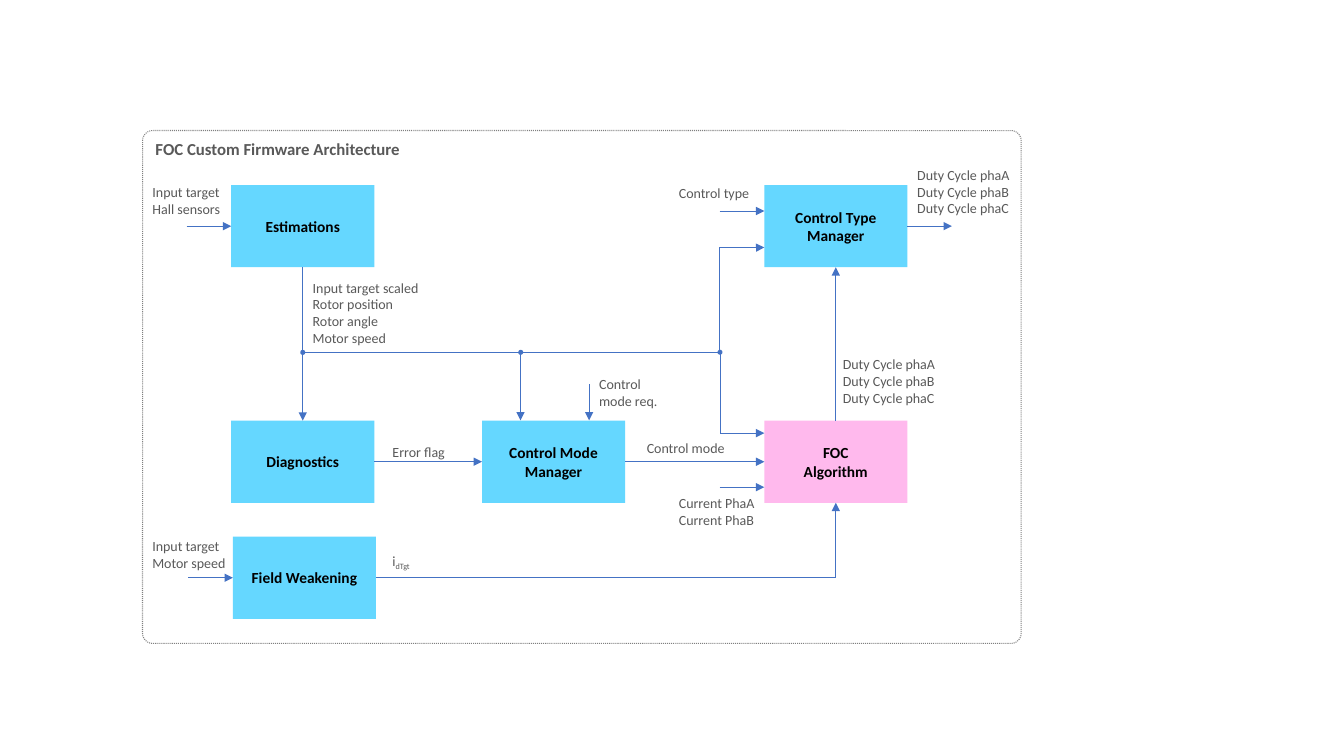
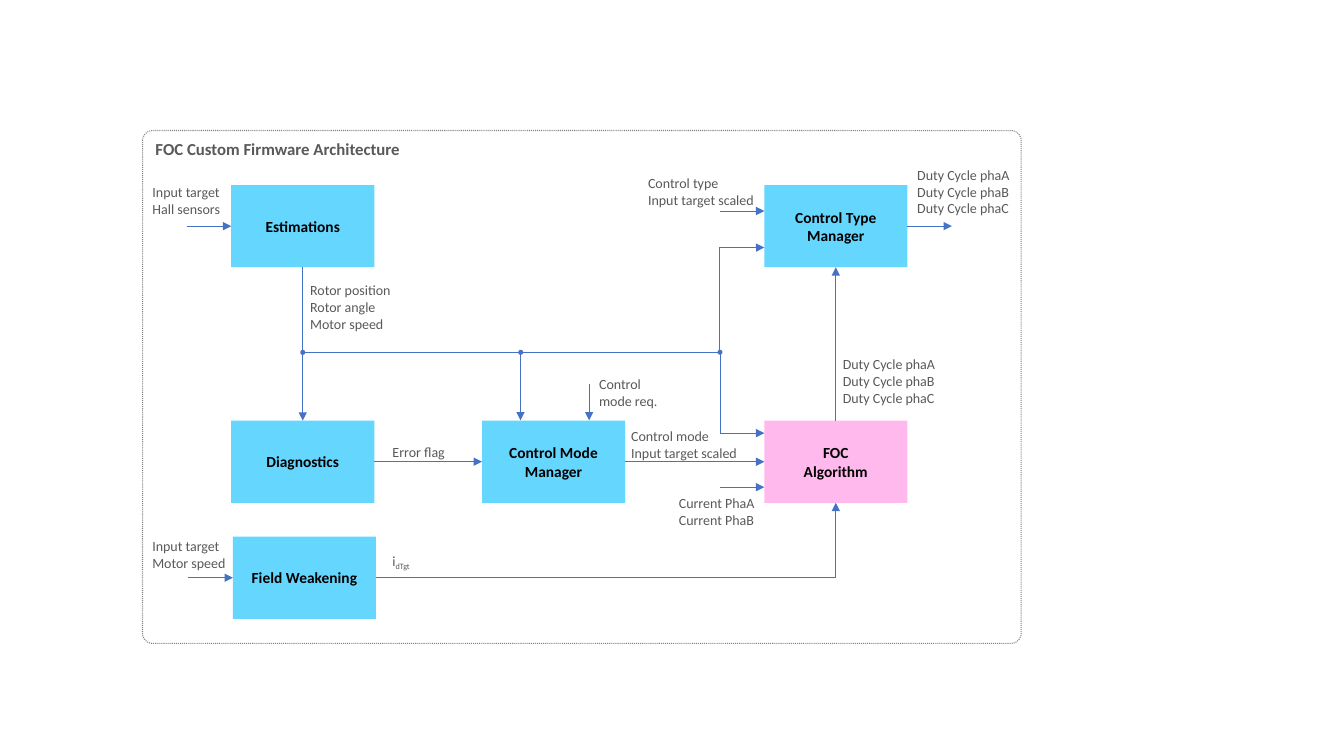
Before and after one commit to EFeru/hoverboard-firmware-hack-FOC, a slide deck: slide 1 of docs/firmware_architecture.pptx. Drawn at 1344x756 pixels with LibreOffice and Linux fonts; fonts in the diff are those of the drawing. Boxes give left, top, right and bottom in pixels: in the first picture for what was removed or moved away, otherwise in the second. Text is boxed around its words. In the diff, an @@ line names an element or a change of style, - is before the commit and + after.

```diff
--- a/docs/firmware_architecture.pptx
+++ b/docs/firmware_architecture.pptx
@@ text "Control type": place and size @@
-text "Control type" at bbox=[679, 188, 749, 200]
+text "Control type" at bbox=[648, 178, 753, 208]
@@ text at bbox=[648, 195, 753, 208]: paragraph added @@
+Input target scaled
@@ text at bbox=[313, 283, 418, 296]: paragraph removed @@
-Input target scaled
@@ text "Control mode": place and size @@
-text "Control mode" at bbox=[647, 443, 725, 453]
+text "Control mode" at bbox=[631, 431, 736, 462]
@@ text at bbox=[631, 448, 736, 462]: paragraph added @@
+Input target scaled
```
Also in this commit, not shown: 21 other files.
